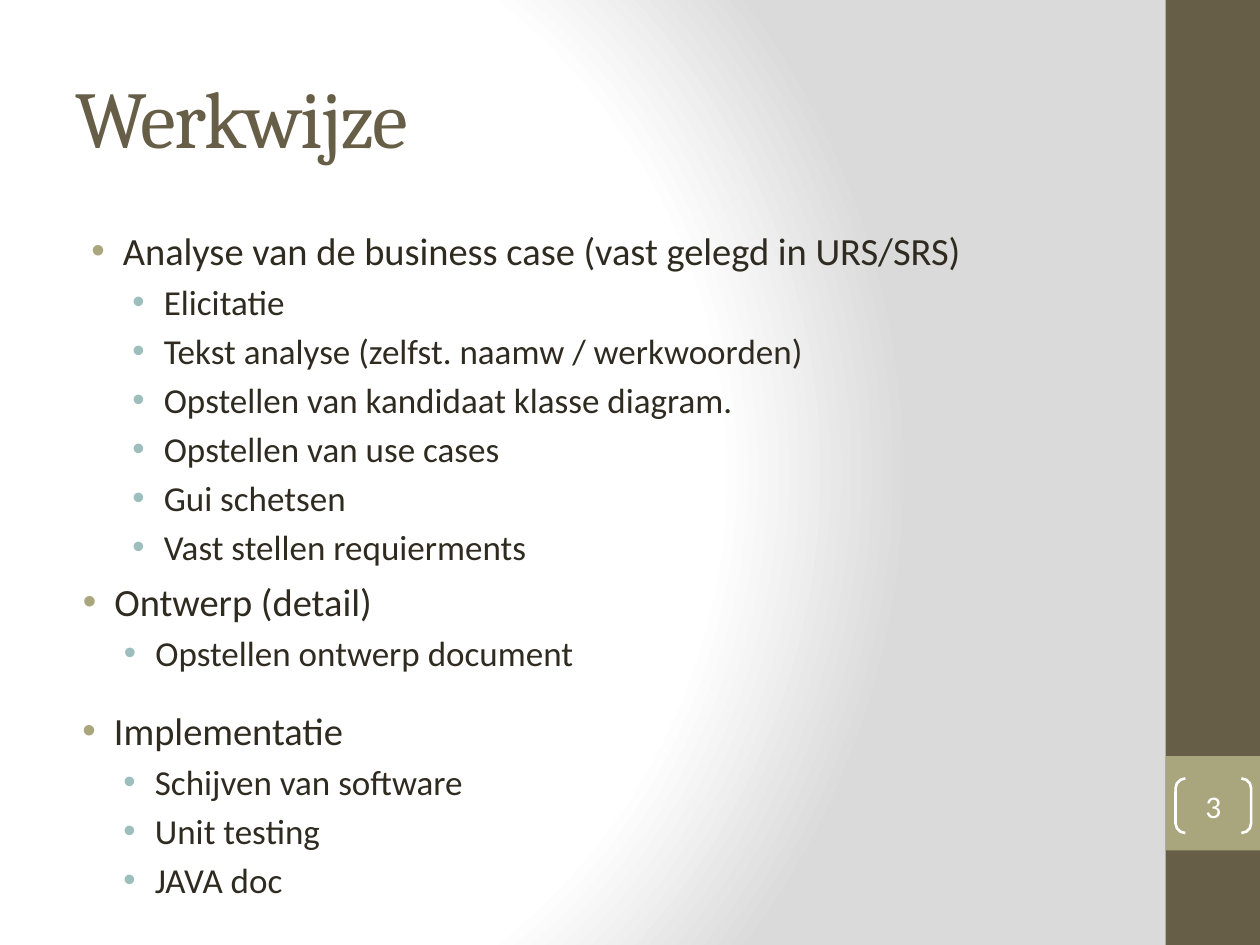
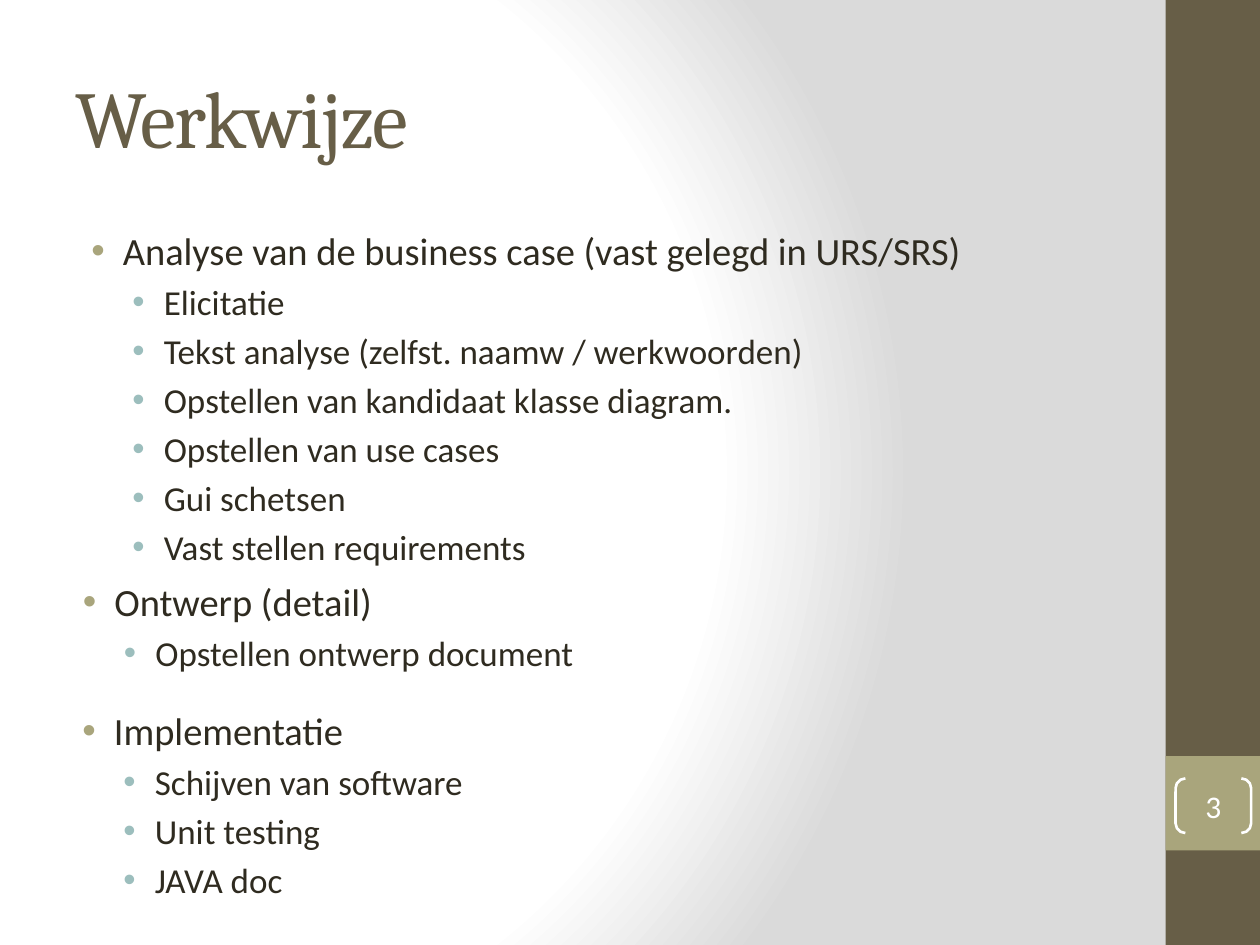
Before and after one commit to patrick1973/life-2, a slide deck: slide 3 of presentatie/Life 2013.pptx. Drawn at 1260x945 pixels with LibreOffice and Linux fonts; fonts in the diff are those of the drawing. Boxes give left, top, right and bottom in pixels: in the first picture for what was removed or moved away, otherwise in the second. Text is boxed around its words. In the diff, an @@ line names an element or a change of style, - is before the commit and + after.

```diff
--- a/presentatie/Life 2013.pptx
+++ b/presentatie/Life 2013.pptx
@@ text at (164,535,525,566): text changed @@
-  • Vast stellen requierments
+  • Vast stellen requirements
```
Also in this commit, not shown: 1 other slide changed, 1 slide added.
